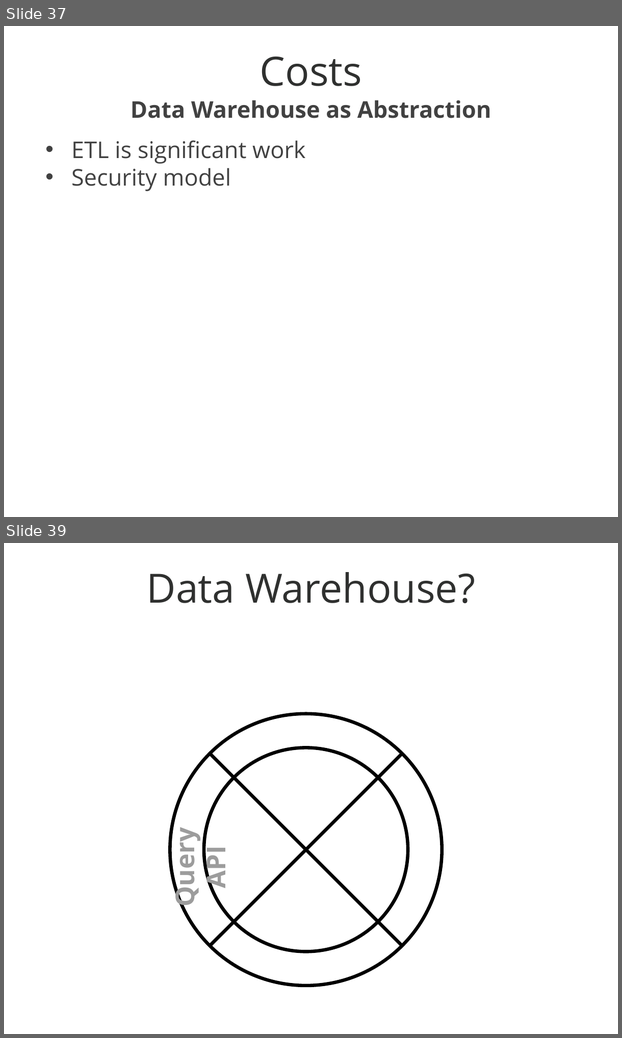
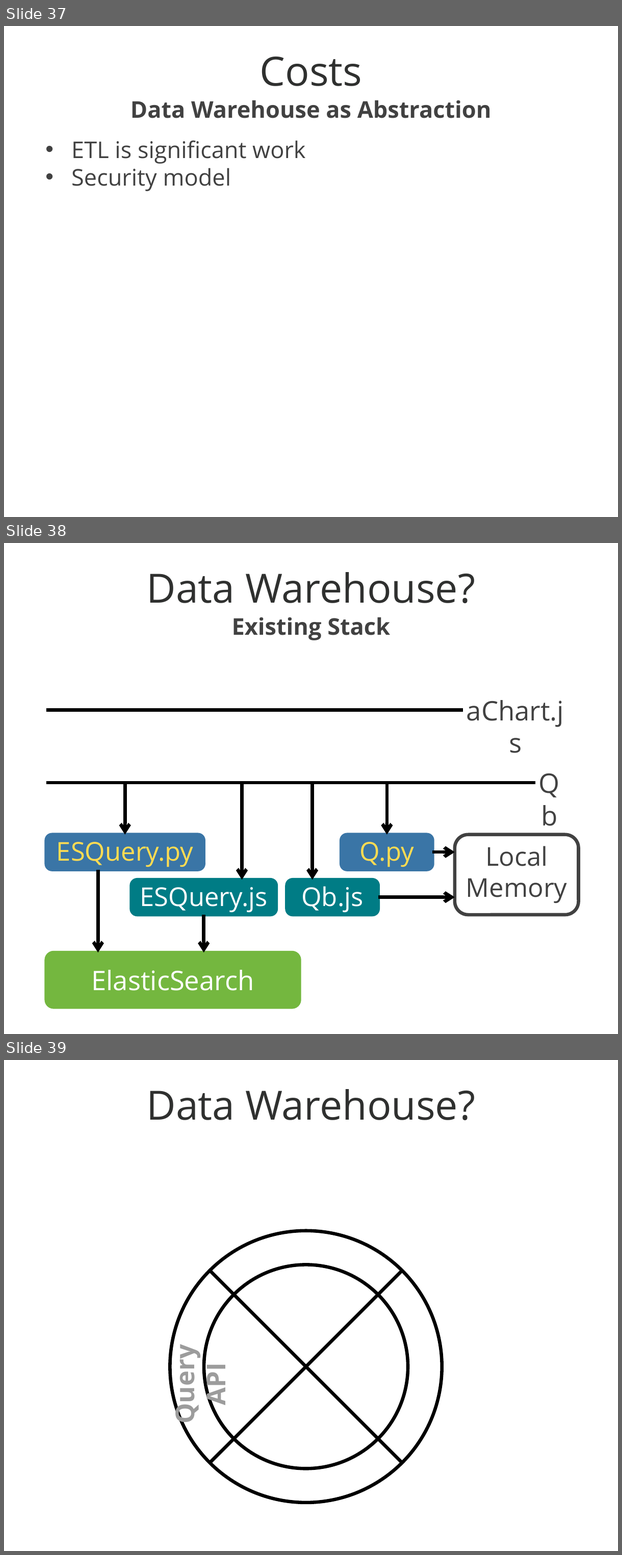
Before and after one commit to klahnakoski/Qb, a slide deck: docs/Data Warehouse.pptx. Shown one above the other, each under a label of ours: slides 37 and 39 before the commit, slides 37, 38 and 39 after it; the slides between them are not shown. The pictures are 622x1038 and 622x1555 pixels, drawn with LibreOffice and Linux fonts; fonts in the diff are those of the drawing; background and template pictures are left out. Boxes give left, top, right and bottom in pixels: in the first picture for what was removed or moved away, otherwise in the second. Text is boxed around its words. In the diff, an @@ line names an element or a change of style, - is before the commit and + after.

```diff
--- a/docs/Data Warehouse.pptx
+++ b/docs/Data Warehouse.pptx
@@ slide 38 added at (4,543,618,1034), background picture (left out) @@
@@ title added at (146,572,475,603), 84 pt, text #2F302F @@
+Data Warehouse?
@@ text added at (232,617,390,640), 48 pt, text #414141, bold @@
+Existing Stack
@@ line added from (46, 710) to (463, 710), #000000 7 pt @@
@@ text added at (467,700,564,727), 56 pt, text #414141 @@
+aChart.js
@@ line added from (46, 783) to (535, 783), #000000 7 pt @@
@@ arrow added from (125, 783) to (125, 835), #000000 7 pt @@
@@ arrow added from (242, 783) to (242, 880), #000000 7 pt @@
@@ arrow added from (313, 783) to (313, 880), #000000 7 pt @@
@@ arrow added from (387, 783) to (387, 835), #000000 7 pt @@
@@ rounded rectangle added at (46,835,203,870), fill #3A75A6, outline #3A75A6 7 pt, 54 pt, text #FFDC52 @@
+ESQuery.py
@@ rounded rectangle added at (341,835,432,870), fill #3A75A6, outline #3A75A6 7 pt, 54 pt, text #FFDC52 @@
+Q.py
@@ rounded rectangle added at (455,835,578,915), outline #414141 7 pt, 54 pt, text #414141 @@
+Local Memory
@@ arrow added from (432, 852) to (455, 852), #000000 7 pt @@
@@ arrow added from (98, 870) to (98, 953), #000000 7 pt @@
@@ rounded rectangle added at (132,880,276,915), fill #007C85, outline #007C85 7 pt, 54 pt, text #FFFFFF @@
+ESQuery.js
@@ rounded rectangle added at (287,880,378,915), fill #007C85, outline #007C85 7 pt, 54 pt, text #FFFFFF @@
+Qb.js
@@ text added at (301,886,363,913), 56 pt, text #414141 @@
+Qb
@@ arrow added from (378, 897) to (455, 897), #000000 7 pt @@
@@ arrow added from (203, 915) to (203, 953), #000000 7 pt @@
@@ rounded rectangle added at (46,953,299,1007), fill #74B73F, outline #74B73F 7 pt, 56 pt, text #FFFFFF @@
+ElasticSearch
```
Also in this commit, not shown: 23 slides changed, 2 slides removed, 3 other files.
